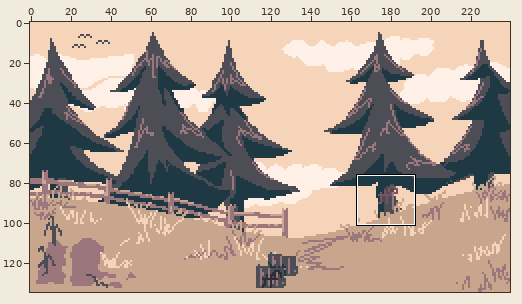
One commit to this sprite sheet: Assets/Sprites/veggie field 1.1.png. Above: a wide view before the commit, with the close-up outlined.
Close-up. First the earlier version:
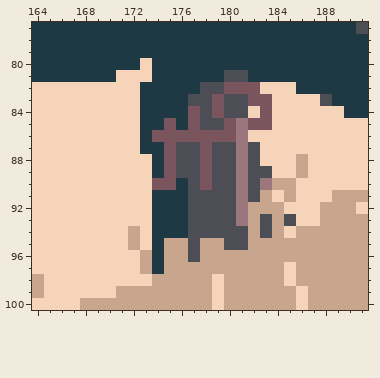
The file is 240x135 pixels. Shown: x 164..191, y 77..100.
After the commit:
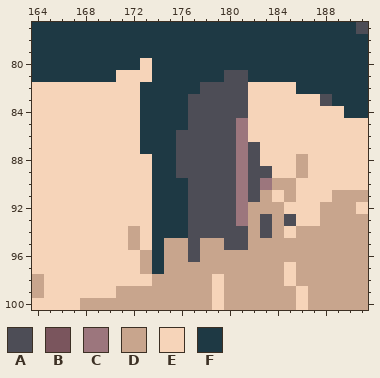
Palette (. is transparent): A #4d4d56  B #7a555d  C #9c767d  D #c8a58d  E #f6d4b9  F #1e3944
What changed:
Changed rows in their new state; - is an unchanged pixel.
first column x 174:
 82 ------AAE-
 83 -----A--EE
 84 ---A-A---E
 85 -F-A--A-EE
 86 FFAAAAA---
 87 -F--A-----
 88 -F--A-----
 89 -F--A-----
 90 FF--A-----
Pixel boxes of the changes (left, top, right, bottom) in both close-ups:
changed: (152, 82, 272, 190)
